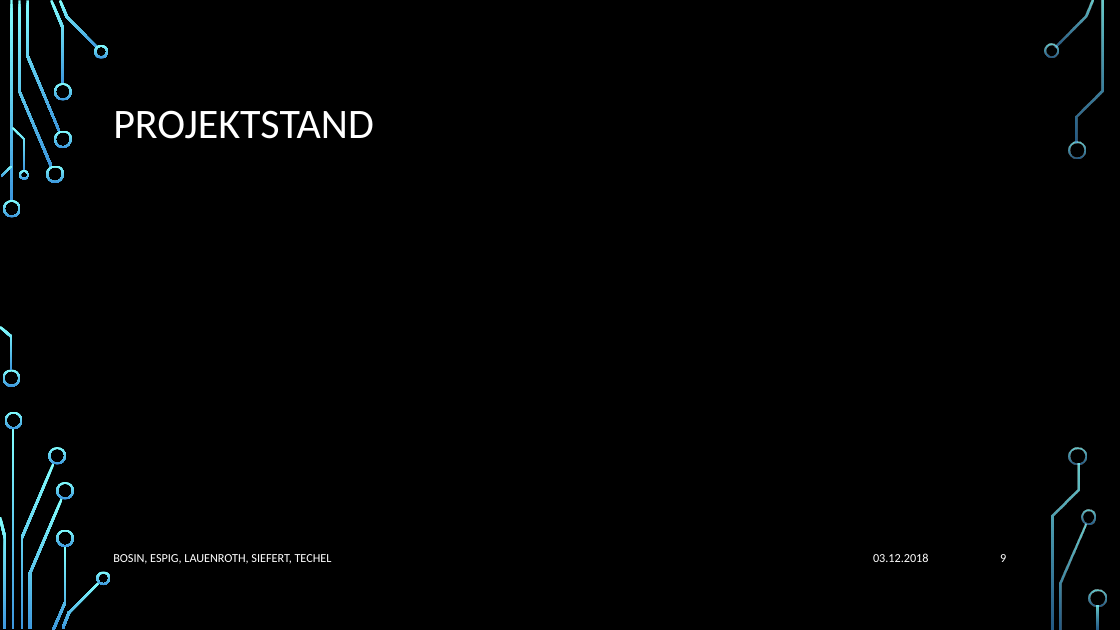
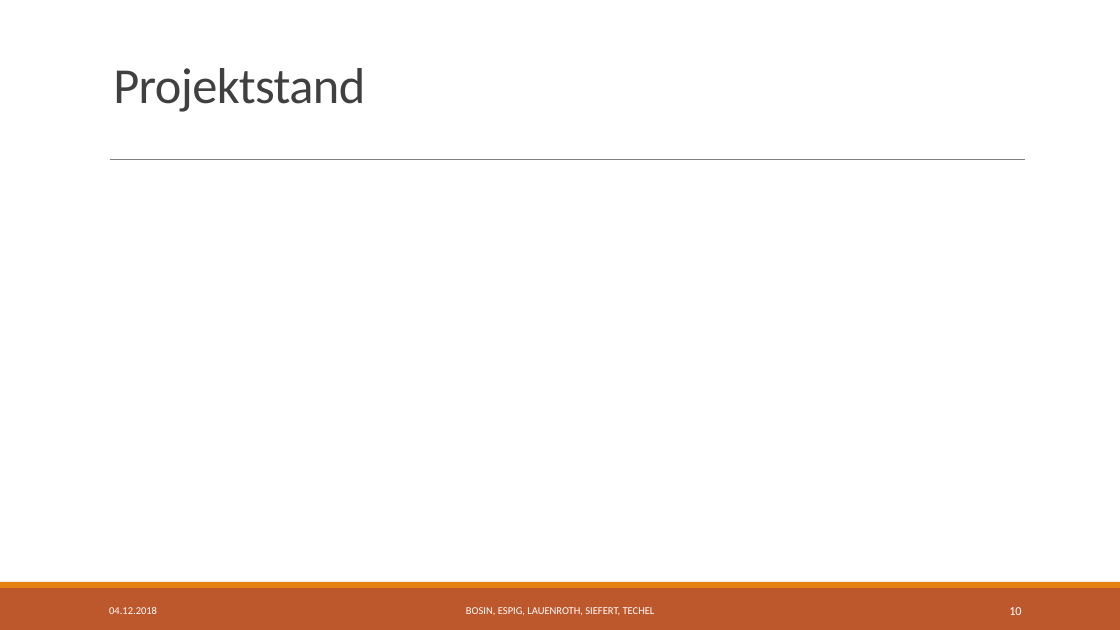
Before and after one commit to Jotec1705/SE-Project2018, a slide deck: slide 10 of Dokumente/02_Arbeitsbereich/01_Projekthandbuch/TouchDown Präsentation UniRisk.pptx (slide 9 before the commit). Drawn at 1120x630 pixels with LibreOffice and Linux fonts; fonts in the diff are those of the drawing; background and template pictures are left out. Boxes give left, top, right and bottom in pixels: in the first picture for what was removed or moved away, otherwise in the second. Text is boxed around its words. In the diff, an @@ line names an element or a change of style, - is before the commit and + after.

```diff
--- a/Dokumente/02_Arbeitsbereich/01_Projekthandbuch/TouchDown Präsentation UniRisk.pptx
+++ b/Dokumente/02_Arbeitsbereich/01_Projekthandbuch/TouchDown Präsentation UniRisk.pptx
@@ background picture (left out) to #FFFFFF @@
@@ title "Projektstand" at <box>113,68,365,112</box>: vertical alignment middle to bottom @@
@@ title at <box>113,68,365,112</box>: text changed; size 36 to 43.2 pt; text colour #FFFFFF to #404040 @@
-PROJEKTSTAND
+Projektstand
@@ line added from (110, 160) to (1026, 160), #808080 0.5 pt @@
@@ rectangle added at <box>0,588,1120,630</box>, fill #BD582C @@
@@ rectangle added at <box>0,582,1120,588</box>, fill #E48312 @@
@@ text "BOSIN, ESPIG, LAUENROTH, SIEFERT, TECHEL": place and size @@
-text "BOSIN, ESPIG, LAUENROTH, SIEFERT, TECHEL" at <box>113,554,332,564</box>
+text "BOSIN, ESPIG, LAUENROTH, SIEFERT, TECHEL" at <box>466,607,655,615</box>
@@ text "BOSIN, ESPIG, LAUENROTH, SIEFERT, TECHEL" at <box>466,607,655,615</box>: size 10.5 to 9 pt; alignment left to centre @@
@@ text at <box>109,607,157,614</box>: text changed; size 10.5 to 9 pt @@
-03.12.2018
+04.12.2018
@@ page number at <box>1009,607,1021,615</box>: text changed @@
-9
+10
@@ group removed at <box>0,0,1107,630</box>: 33 freeform shapes, 3 rectangles @@
```
Also in this commit, not shown: 10 other slides changed, 1 slide added.
